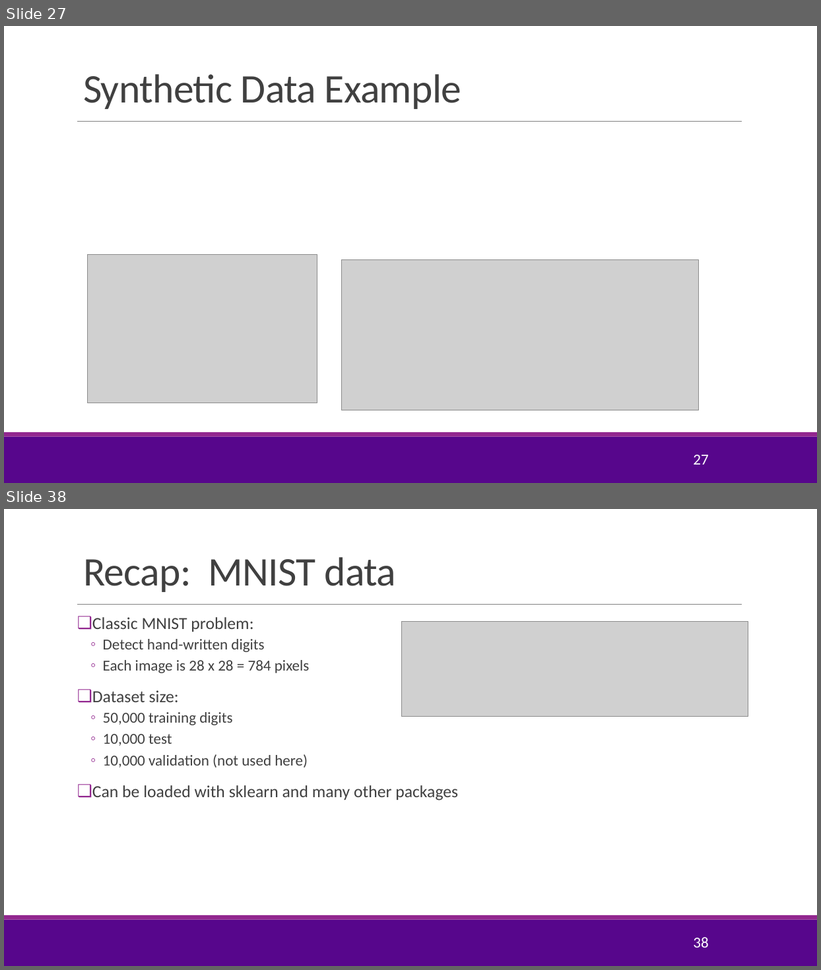
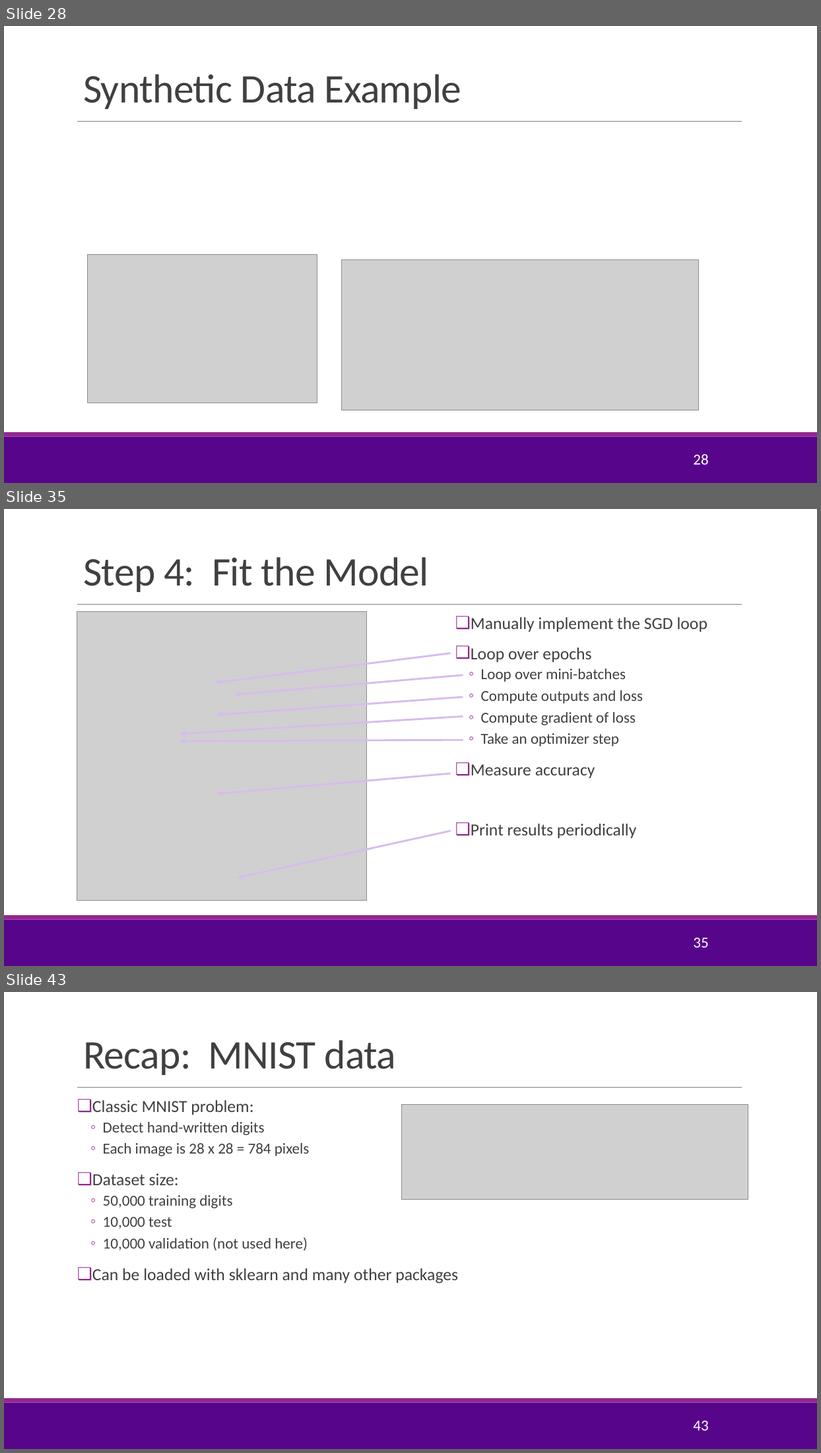
Before and after one commit to sdrangan/introml, a slide deck: lectures/Lect09_NeuralNet.pptx. Shown one above the other, each under a label of ours: slides 27 and 38 before the commit, slides 28, 35 and 43 after it; the slides between them are not shown. The pictures are 821x970 and 821x1453 pixels, drawn with LibreOffice and Linux fonts; fonts in the diff are those of the drawing; grey boxes stand for pictures; background and template pictures are left out. Boxes give left, top, right and bottom in pixels: in the first picture for what was removed or moved away, otherwise in the second. Text is boxed around its words. In the diff, an @@ line names an element or a change of style, - is before the commit and + after.

```diff
--- a/lectures/Lect09_NeuralNet.pptx
+++ b/lectures/Lect09_NeuralNet.pptx
@@ slide 35 added at (x1=4, y1=509, x2=817, y2=966), background #FFFFFF; not listed: 3 template elements that a slide beside it also shows @@
@@ title added at (x1=83, y1=557, x2=429, y2=592), 48 pt, text #404040 @@
+Step 4: Fit the Model
@@ picture added at (x1=77, y1=611, x2=367, y2=900) @@
@@ text added at (x1=471, y1=617, x2=708, y2=838), 18 pt, text #404040 @@
+❑ Manually implement the SGD loop
+❑ Loop over epochs
+  ◦ Loop over mini-batches
+  ◦ Compute outputs and loss
+  ◦ Compute gradient of loss
+  ◦ Take an optimizer step
+❑ Measure accuracy
+❑ Print results periodically
@@ arrow added from (451, 654) to (215, 683), #D7BCED 2.25 pt @@
@@ arrow added from (463, 675) to (234, 695), #D7BCED 2.25 pt @@
@@ arrow added from (463, 697) to (217, 715), #D7BCED 2.25 pt @@
@@ arrow added from (463, 716) to (179, 734), #D7BCED 2.25 pt @@
@@ arrow added from (463, 740) to (179, 741), #D7BCED 2.25 pt @@
@@ arrow added from (451, 774) to (217, 794), #D7BCED 2.25 pt @@
@@ arrow added from (451, 831) to (238, 878), #D7BCED 2.25 pt @@
@@ page number added at (x1=693, y1=938, x2=708, y2=948), 18 pt, text #FFFFFF @@
+35
@@ what was slide 27 is now slide 28 @@
@@ page number at (x1=693, y1=454, x2=708, y2=465): text changed @@
-27
+28
@@ what was slide 38 is now slide 43 @@
@@ page number at (x1=693, y1=1421, x2=708, y2=1431): text changed @@
-38
+43
```
Also in this commit, not shown: 8 slides changed, 18 other slides added, 1 other file.
